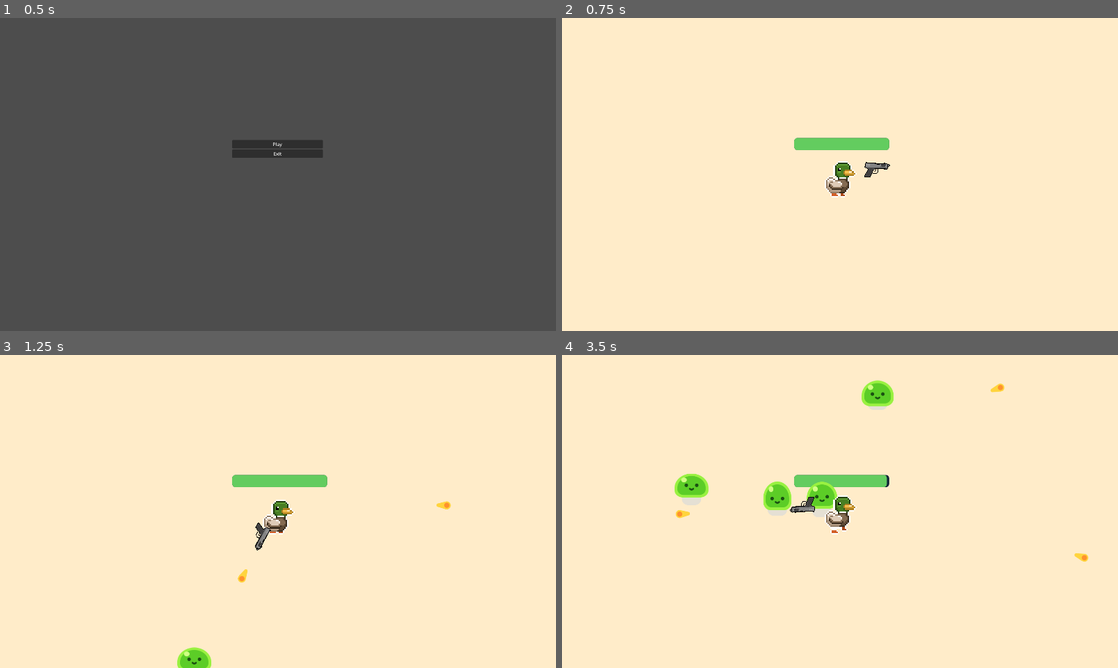
Above: before the commit, frames 1-4 (two rows, left to right).
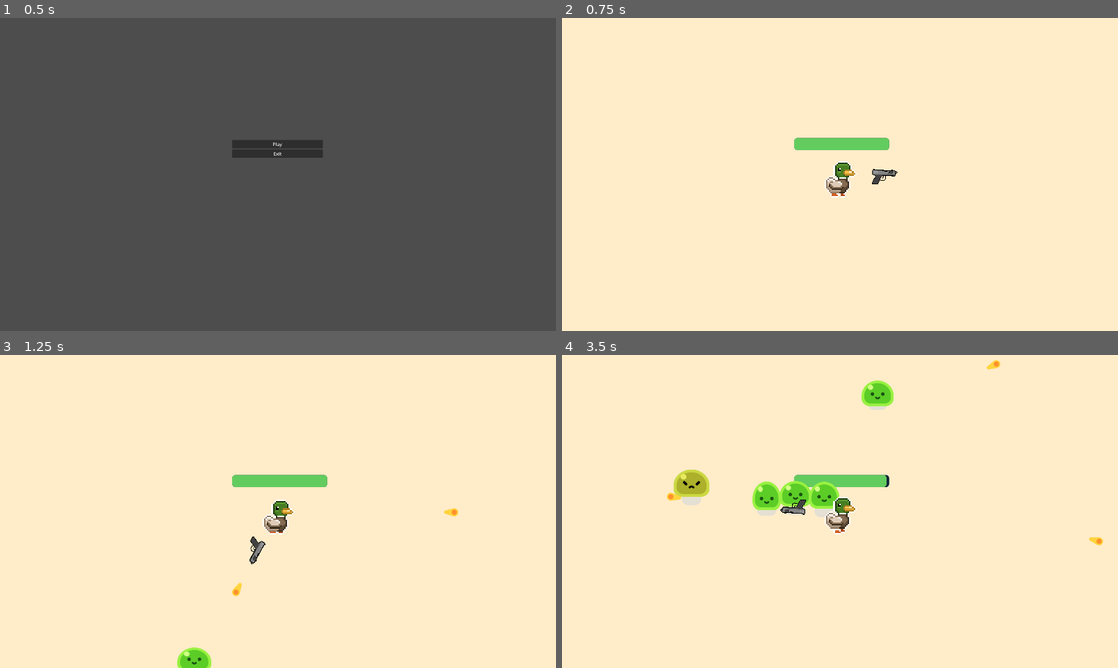
Above: after the commit, the same moments.

Repository: 63csmith/slime_game
Game: Godot game, scene res://main_menu.tscn
Two runs of this game, one before a commit and one after it. Both use one fixed random seed, a clock stepped at 60 frames per second and the inputs below.
Inputs:
- Up to frame 1 (0.5 s): no input
- Up to frame 2 (0.75 s): click "Play" at 0.5 s
- Up to frame 3 (1.25 s): no input
- Up to frame 4 (3.5 s): hold D (move_right) 1.28-2.03 s; hold S (move_down) 2.03-2.78 s; hold D (move_right) from 2.78 s (still down)

Frame 1 is identical in both runs. In frame 2, 0.2% of the frame differs, in the area x 54-61%, y 46-54%; in frame 3, 0.4%; in frame 4, 2.1%, in the area x 18-98%, y 1-66%.

Commit message:
Loop speed edits

Diff:
--- a/characters/ducky/ducky.tscn
+++ b/characters/ducky/ducky.tscn
@@ -94,7 +94,7 @@
 }],
 "loop": true,
 "name": &"walk",
-"speed": 8.0
+"speed": 10.0
 }, {
 "frames": [{
 "duration": 1.0,
@@ -117,7 +117,7 @@
 }],
 "loop": true,
 "name": &"walk_left",
-"speed": 8.0
+"speed": 10.0
 }]
 
 [node name="Ducky" type="Node2D"]
@@ -128,6 +128,5 @@
 
 [node name="AnimatedSprite" type="AnimatedSprite2D" parent="."]
 sprite_frames = SubResource("SpriteFrames_wmodh")
-animation = &"walk"
+animation = &"walk_left"
 autoplay = "idle"
-frame_progress = 0.727047
--- a/duck_player.tscn
+++ b/duck_player.tscn
@@ -39,8 +39,9 @@
 scale = Vector2(0.2, 0.2)
 
 [node name="Gun" parent="Ducky" instance=ExtResource("3_apu7x")]
-position = Vector2(0.4, -4.6)
+position = Vector2(-0.2, 0)
 scale = Vector2(0.2, 0.2)
+collision_layer = 2
 
 [node name="HurtBox" type="Area2D" parent="Ducky"]
 unique_name_in_owner = true
--- a/gun.tscn
+++ b/gun.tscn
@@ -17,10 +17,11 @@
 shape = SubResource("CircleShape2D_5jmx3")
 
 [node name="Gun Pivot" type="Marker2D" parent="."]
+position = Vector2(0, -1)
 rotation = 0.0747204
 
 [node name="Pistol" type="Sprite2D" parent="Gun Pivot"]
-position = Vector2(130.261, -14.7653)
+position = Vector2(159.33, -14.9358)
 rotation = -0.0520194
 scale = Vector2(0.5, 0.5)
 texture = ExtResource("2_ju1qt")
--- a/run_game.tscn
+++ b/run_game.tscn
@@ -79,7 +79,6 @@
 text = "Quit"
 
 [node name="Duck_player" parent="." instance=ExtResource("4_sucuh")]
-position = Vector2(0, 0)
 
 [node name="Path2D" type="Path2D" parent="Duck_player"]
 position = Vector2(-2, 112)
